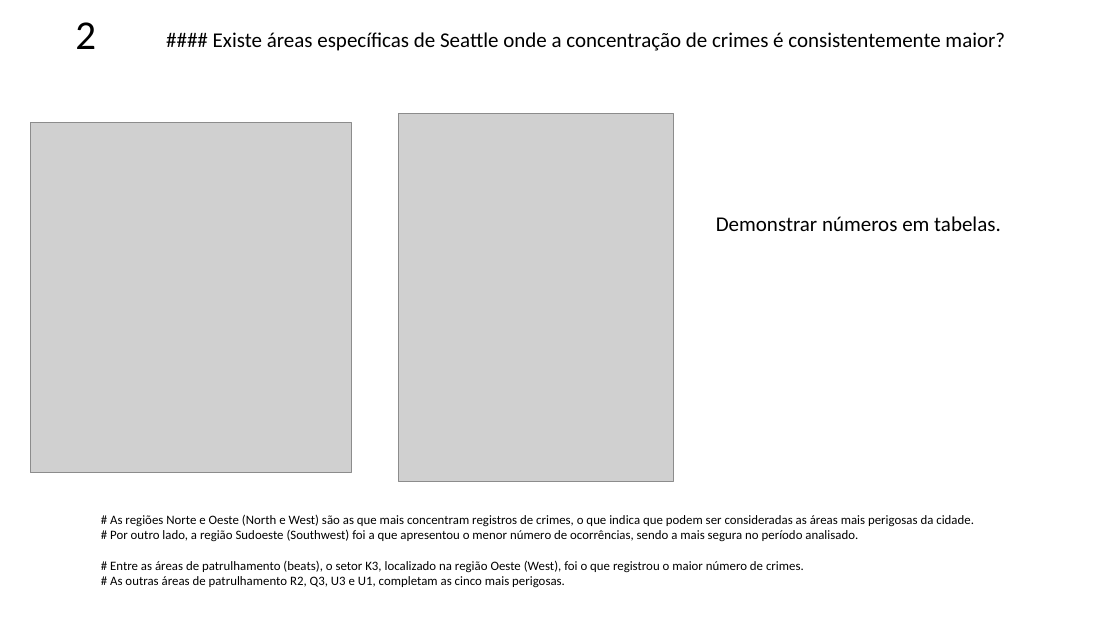
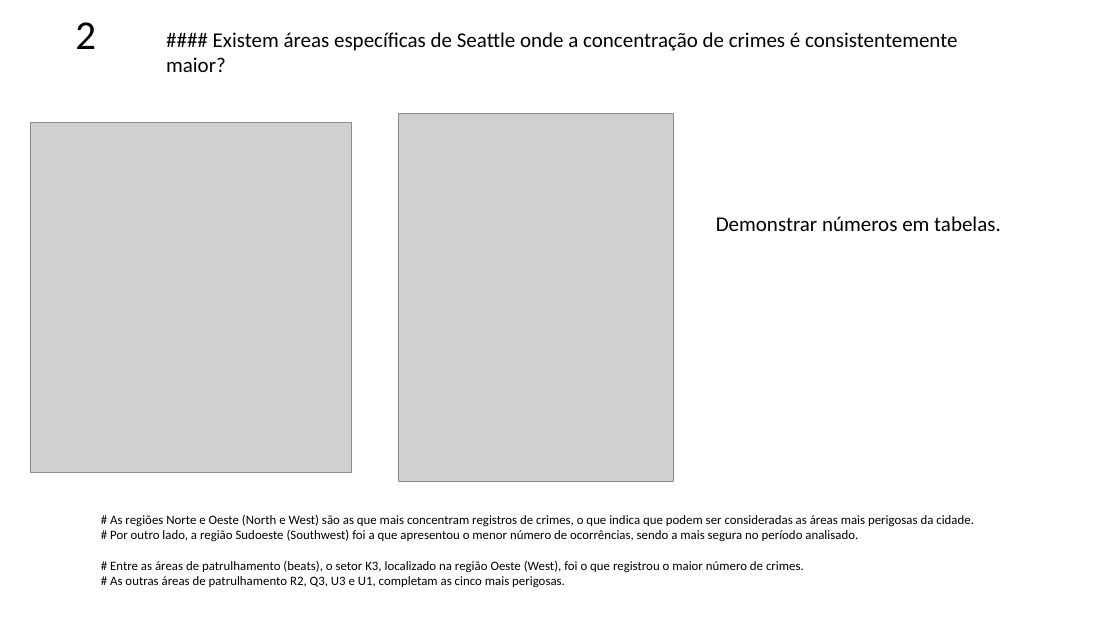
Before and after one commit to talesaraujoc/analise_dados_crimes_seattle, a slide deck: slide 6 of docs/estruturacao_visualizacao.pptx. Drawn at 1120x630 pixels with LibreOffice and Linux fonts; fonts in the diff are those of the drawing; grey boxes stand for pictures. Boxes give left, top, right and bottom in pixels: in the first picture for what was removed or moved away, otherwise in the second. Text is boxed around its words. In the diff, an @@ line names an element or a change of style, - is before the commit and + after.

```diff
--- a/docs/estruturacao_visualizacao.pptx
+++ b/docs/estruturacao_visualizacao.pptx
@@ text at [166, 32, 957, 72]: text changed @@
-#### Existe áreas específicas de Seattle onde a concentração de crimes é consistentemente maior?
+#### Existem áreas específicas de Seattle onde a concentração de crimes é consistentemente maior?
```
Also in this commit, not shown: 2 other files.
